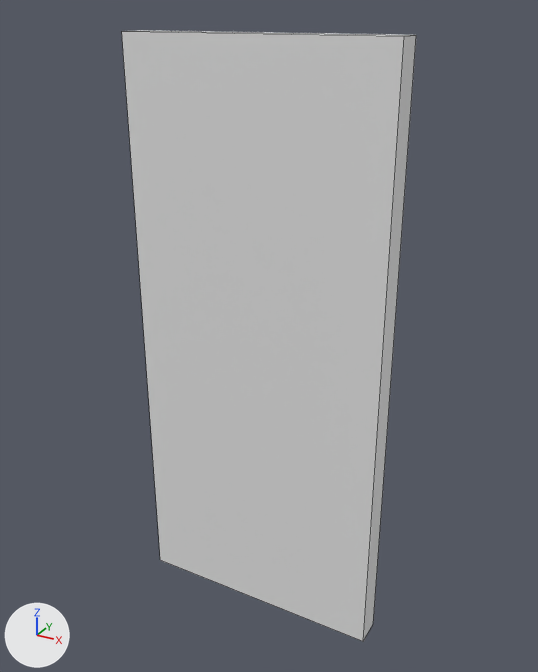
Before and after pictures for a commit that changed the FBX model Assets/3DAssets/Door/Door.FBX.
Rendered twice from a camera (50 mm lens) standing at (1.68, -2.1, 2.22) and looking at (0.49, 0.05, 1.14). The lights are fixed; the arrows at lower left show +X, +Y and +Z. Mesh edges are drawn as thin lines. Where no turn or scale is listed for an object, it has been applied to the vertices.

Names of what the first picture shows: 'Door'.
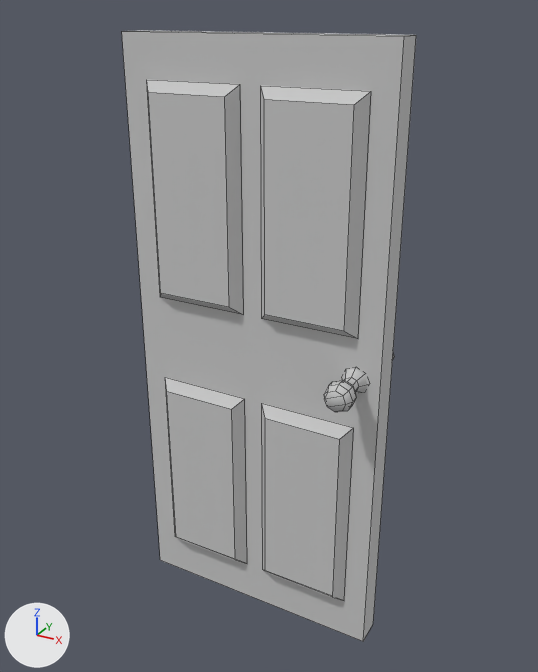
Changed parts and their boxes (x1, y1, x2, y2) in the pictures (538 x 672 px):
part 1 of me_mesh, added
    after: (147, 79, 394, 601)
part 2 of me_mesh, recoloured
    both: (122, 30, 416, 641)

Patch to the scene script:
```diff
--- a/Assets/3DAssets/Door/Door.FBX.py
+++ b/Assets/3DAssets/Door/Door.FBX.py
@@ mat_door @@
+mat_door = principled_material('Door')
+mat_door.base_color = (0.588, 0.588, 0.588)  # light grey #cacaca
+mat_door.roughness = 0.859
@@ me_mesh @@
 # used by ob_door; location = (0.0, 0.0, 0.0)
-me_mesh.from_pydata(...)  # 8 vertices, 6 faces; spans x 0.0..0.96, y -0.04..0.06, z 0.0..2.15
+me_mesh.from_pydata(...)  # 168 vertices, 132 faces; spans x 0.0..0.96, y -0.2..0.22, z 0.0..2.15
+# me_mesh part 1
+# 112 vertices are added at x 0.09..0.92, y -0.2..0.22, z 0.16..1.97
+# 16 new vertices lie (0.29, 0.0, 0.0) away from vertices in x 0.12..0.55, y -0.08..0.1, z 0.2..1.97
+# 16 new vertices lie (0.0, 0.04, 0.0) away from vertices in x 0.82..0.92, y -0.18..-0.11, z 1.05..1.15
+# 16 new vertices lie (0.0, 0.0, 0.76) away from vertices in x 0.09..0.87, y -0.04..0.06, z 0.16..1.25
+# 126 new faces join them
+# me_mesh part 2: 6 faces spanning x 0.0..0.96, y -0.04..0.06, z 0.0..2.15 switch from no material to mat_door (light grey #cacaca)
+# me_mesh part 3: the surface is now shaded smooth
```
